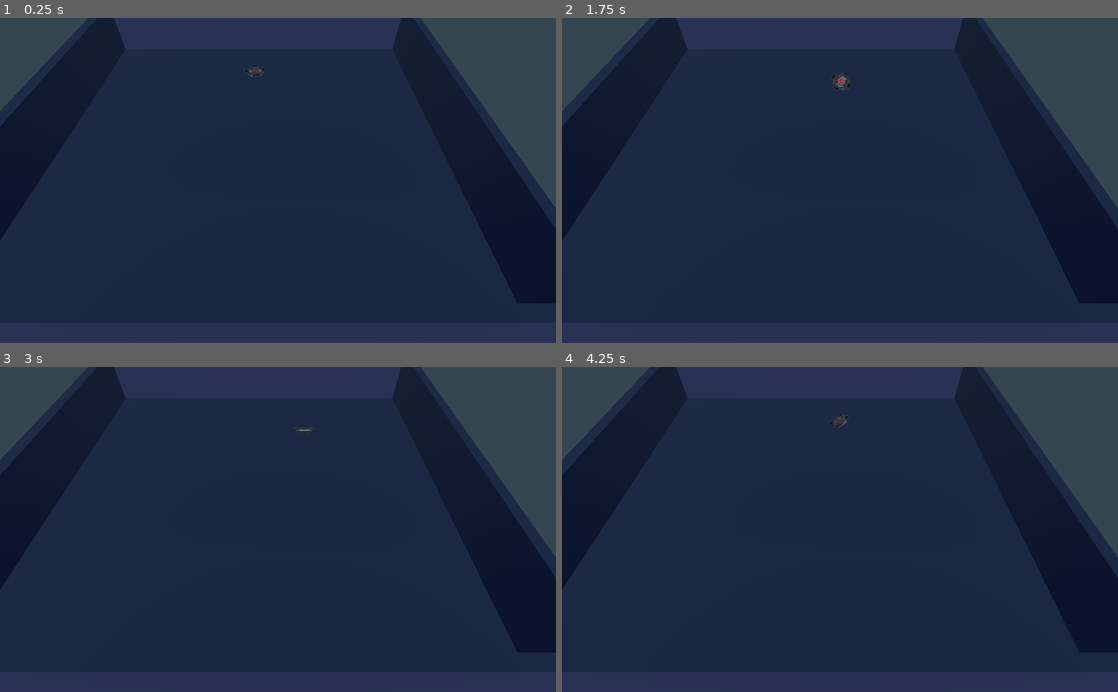
Above: before the commit, frames 1-4 (two rows, left to right).
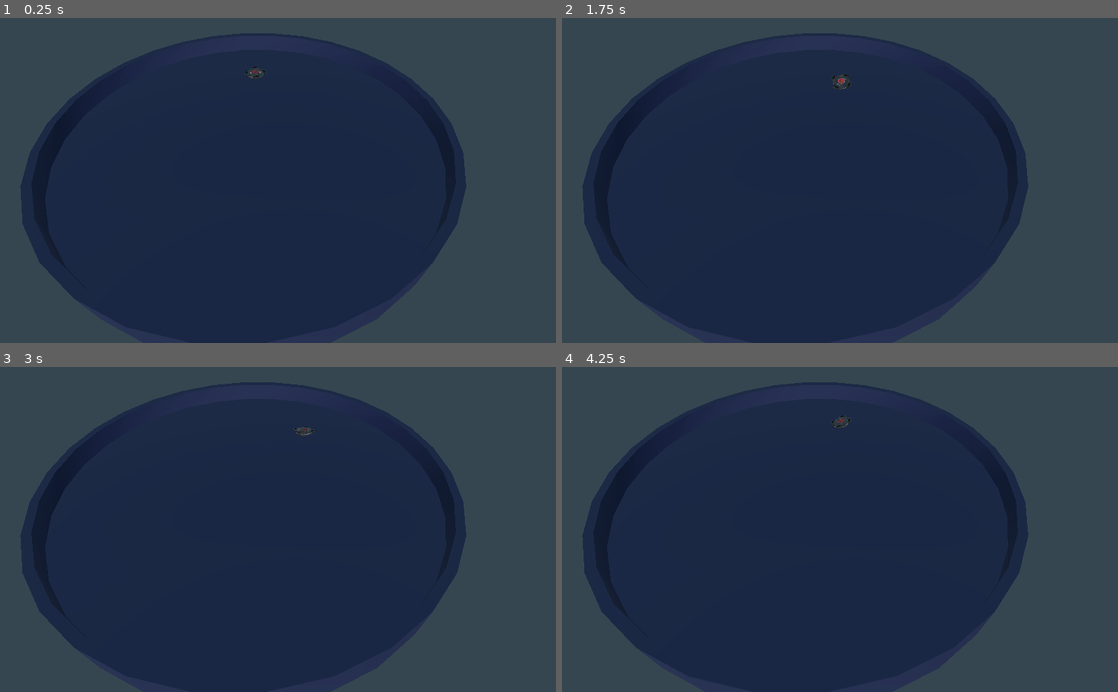
Above: after the commit, the same moments.

Repository: gilzoide/1JAM-Uno
Game: Godot game, scene res://Main.tscn
The game is run twice, just before and just after one commit, with the same random seed, the same clock (stepped at 60 frames per second) and the same inputs.
Inputs:
- Up to frame 1 (0.25 s): no input
- Up to frame 2 (1.75 s): hold Right (ui_right) 0.53-1.28 s; hold Down (ui_down) from 1.28 s (still down)
- Up to frame 3 (3 s): tap Enter at 2 s; release Down (ui_down) at 2.03 s; hold Right (ui_right) 2.03-2.78 s; hold Up (ui_up) from 2.78 s (still down)
- Up to frame 4 (4.25 s): release Up (ui_up) at 3.53 s; hold Left (ui_left) from 3.53 s (still down)

The runs differ from the first frame. In frame 1, 22% of the frame differs, in the area x 0-100%, y 0-94%; in frame 2, 22%; in frame 3, 22%; in frame 4, 22%.

Commit message:
Estadio cilindrico

Diff:
--- a/Estadio/Estadio.tscn
+++ b/Estadio/Estadio.tscn
@@ -2,18 +2,18 @@
 
 [ext_resource path="res://Estadio/Estadio_material.tres" type="Material" id=1]
 
-[node name="Estadio" type="CSGBox"]
+[node name="Estadio" type="CSGCylinder"]
 transform = Transform( 1, 0, 0, 0, 1, 0, 0, 0, 1, 0, 5, 0 )
 use_collision = true
-width = 100.0
-height = 30.0
-depth = 100.0
+radius = 50.0
+height = 10.0
+sides = 30
 material = ExtResource( 1 )
 
-[node name="Furo" type="CSGBox" parent="."]
-transform = Transform( 1, 0, 0, 0, 1, 0, 0, 0, 1, 0.32782, 7.81236, 0.141403 )
+[node name="Furo" type="CSGCylinder" parent="."]
+transform = Transform( 1, 0, 0, 0, 1, 0, 0, 0, 1, 0, 2.5, 0 )
 operation = 2
-width = 95.0
-height = 15.0
-depth = 95.0
+radius = 48.0
+height = 5.1
+sides = 30
 material = ExtResource( 1 )
--- a/Main.tscn
+++ b/Main.tscn
@@ -9,8 +9,7 @@
 [node name="Chao" parent="." instance=ExtResource( 2 )]
 
 [node name="Piao" parent="." instance=ExtResource( 1 )]
-transform = Transform( 1, 0, 0, 0, 1, 0, 0, 0, 1, 0, 5.5, -28.87 )
-rotation_speed = 500.0
+transform = Transform( 1, 0, 0, 0, 1, 0, 0, 0, 1, 0, 5, -28.87 )
 
 [node name="Camera" type="Camera" parent="."]
 transform = Transform( 1, 0, 0, 0, 0.656428, 0.754389, 0, -0.754389, 0.656428, 7.1003, 59.7473, 61.9403 )
@@ -20,4 +19,3 @@
 [node name="DirectionalLight" type="DirectionalLight" parent="."]
 
 [node name="Estadio" parent="." instance=ExtResource( 3 )]
-transform = Transform( 1, 0, 0, 0, 1, 0, 0, 0, 1, 0, 5.06645, 0 )
--- a/piao/Piao.gd
+++ b/piao/Piao.gd
@@ -2,6 +2,7 @@
 
 export(float) var move_speed = 10
 export(float) var rotation_speed = 500
+const MOVE_ROTATION_ANGLE = 15
 
 var move_to: Vector3
 
@@ -23,7 +24,9 @@
 
 func animate(moving_to: Vector3, delta: float):
 	$Pivot/Mesh.rotate_object_local(Vector3.DOWN, rotation_speed * delta)
-	$Pivot.rotation = Vector3(deg2rad(moving_to.z * 30), 0, deg2rad(-moving_to.x * 30))
+	$Pivot.rotation = Vector3(deg2rad(moving_to.z * MOVE_ROTATION_ANGLE),
+		0,
+		deg2rad(-moving_to.x * MOVE_ROTATION_ANGLE))
 
 func apply_move(moving_to: Vector3, delta: float):
 	var _x = move_and_collide(moving_to * move_speed * delta)
--- a/piao/Piao.tscn
+++ b/piao/Piao.tscn
@@ -17,7 +17,6 @@
 
 [node name="Piao" type="KinematicBody"]
 script = ExtResource( 2 )
-rotation_speed = null
 
 [node name="Pivot" type="Spatial" parent="."]
 
